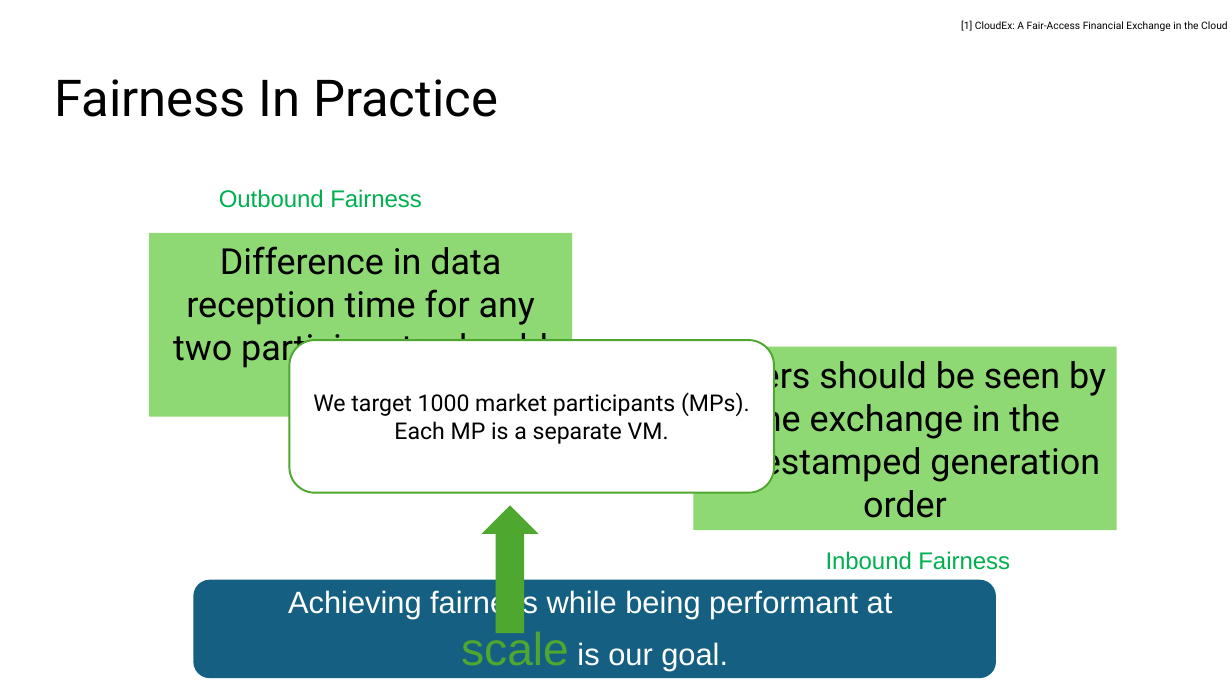
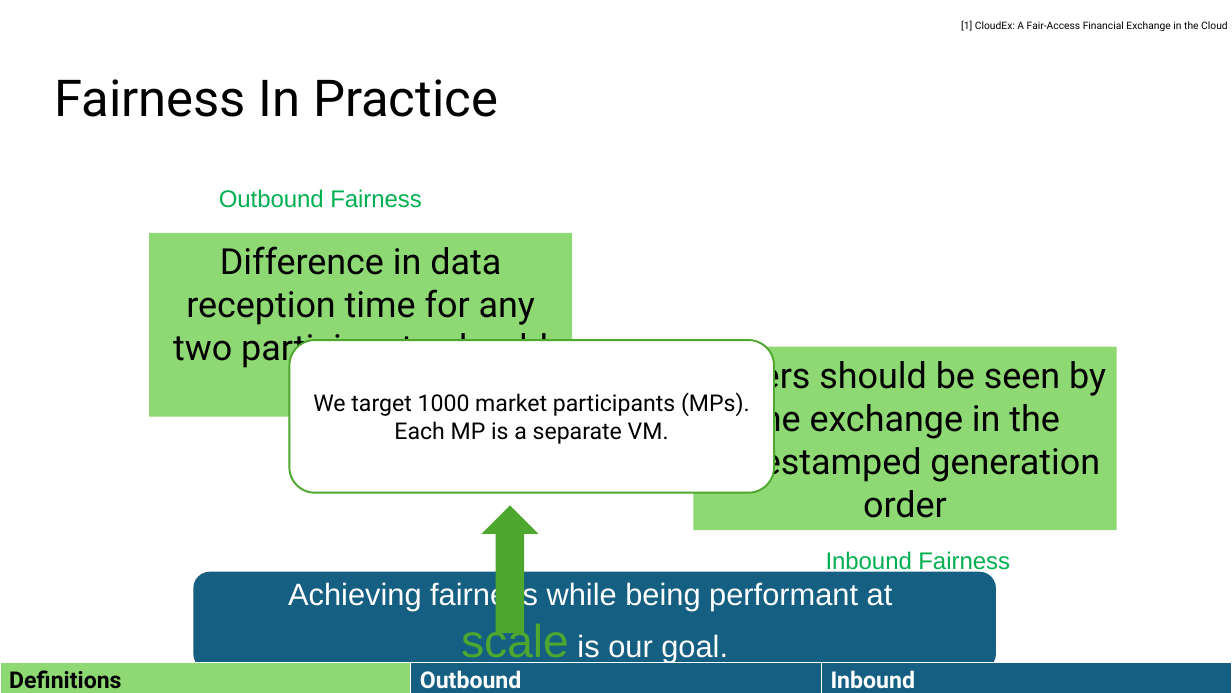
Before and after one commit to HaseebLUMS/Onyx-Presentation, a slide deck: slide 36 of Onyx SIGCOMM.pptx (slide 34 before the commit). Drawn at 1232x693 pixels with LibreOffice and Linux fonts; fonts in the diff are those of the drawing. Boxes give left, top, right and bottom in pixels: in the first picture for what was removed or moved away, otherwise in the second. Text is boxed around its words. In the diff, an @@ line names an element or a change of style, - is before the commit and + after.

Commit message:
updated

```diff
--- a/Onyx SIGCOMM.pptx
+++ b/Onyx SIGCOMM.pptx
@@ rounded rectangle "Achieving fairness while being performant ...": place and size @@
-rounded rectangle "Achieving fairness while being performant ..." at [193,579,996,678]
+rounded rectangle "Achieving fairness while being performant ..." at [193,572,996,671]
@@ table added at [0,663,1231,693], 1 rows, 3 columns @@
+Definitions | Outbound | Inbound
```
Also in this commit, not shown: 40 other slides changed, 4 slides added.
